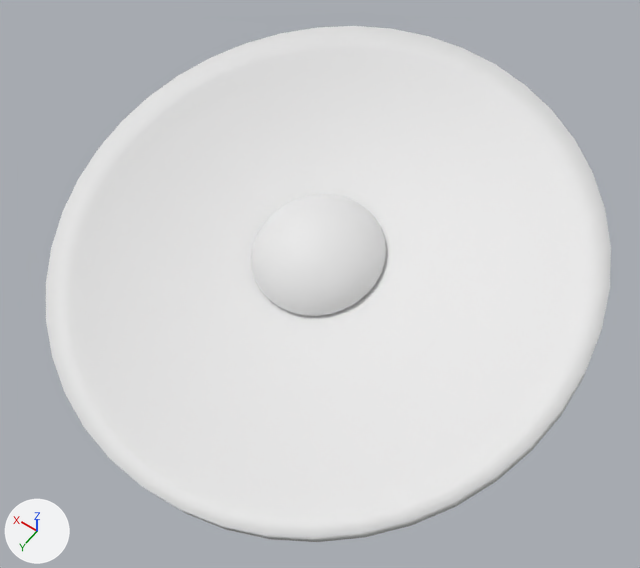
The FBX model Assets/Resources/Aliments/Models/Riz/1.fbx as it was, and as the next commit left it.
Before and after are seen from a 50 mm lens placed at (-0.897, 1.245, 1.825), pointed at (-0.044, 0.051, -0.052). The lights are fixed; the arrows at lower left show +X, +Y and +Z. Where no turn or scale is listed for an object, it has been applied to the vertices.
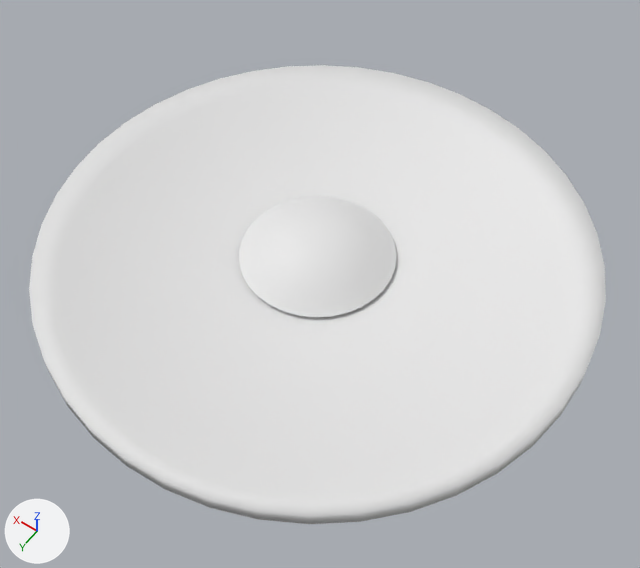
Location of each change, (x1, y1, x2, y2) in pixels of the pictures (640 x 568 px; the box of a moved part takes in the faces that stretch with it):
'Cylinder', reshaped (11% shorter): before (46, 26, 611, 542); after (29, 65, 606, 524)
part 1 of me_cylinder, moved or reshaped: before (46, 26, 611, 542); after (29, 65, 606, 524)
part 2 of me_cylinder, moved or reshaped: before (251, 194, 386, 316); after (239, 196, 397, 317)

Diff of the bpy script that builds the scene:
```diff
--- a/Assets/Resources/Aliments/Models/Riz/1.fbx.py
+++ b/Assets/Resources/Aliments/Models/Riz/1.fbx.py
@@ me_cylinder @@
 # used by ob_cylinder; location = (0.0, 0.0, 0.0)
-me_cylinder.from_pydata(...)  # 351 vertices, 310 faces; spans x -0.749..0.749, y -0.733..0.733, z -0.223..0.223
+me_cylinder.from_pydata(...)  # 351 vertices, 310 faces; spans x -0.749..0.749, y -0.751..0.751, z -0.03..0.077
+# me_cylinder part 1: the loose piece of 126 vertices spanning x -0.749..0.749, y -0.733..0.733, z -0.223..0.223 is turned 15 degrees about the x axis through its middle
+# me_cylinder part 2: 225 of 351 vertices moved; they spanned x -0.183..0.183, y -0.178..0.176, z -0.051..0.086 and now span x -0.212..0.212, y -0.212..0.212, z -0.004..0.077; mean shift (0.0, -0.011, 0.001); largest move (0.0, 0.176, -0.051) -> (0.0, 0.212, -0.004)
 me_cylinder.materials.append(mat_material_001)
```
